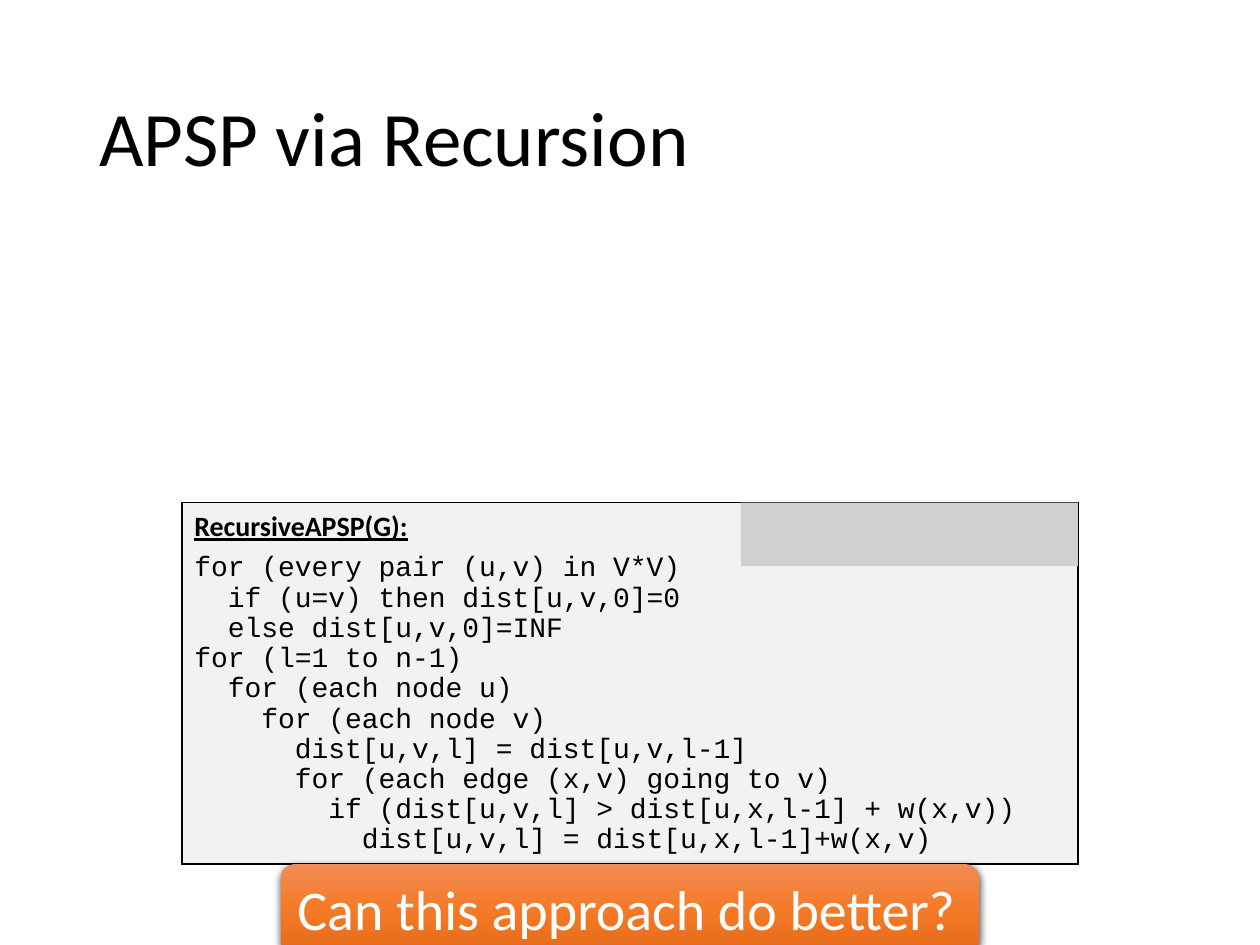
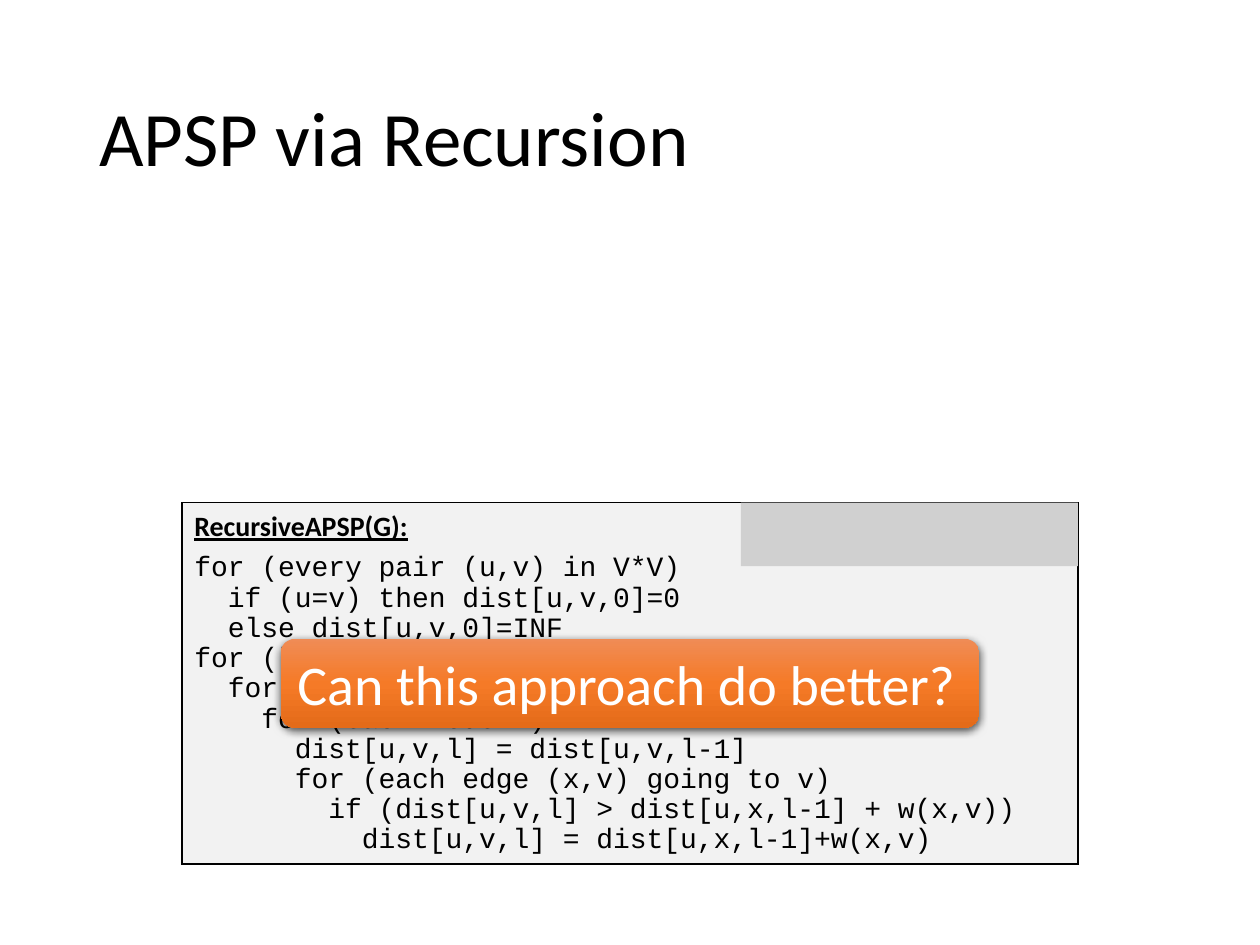
Before and after one commit to OrangeX4/NJUAI-Notes, a slide deck: slide 13 of 数据结构/PPT/17-apsp-fall21.pptx. Drawn at 1260x945 pixels with LibreOffice and Linux fonts; fonts in the diff are those of the drawing; grey boxes stand for pictures. Boxes give left, top, right and bottom in pixels: in the first picture for what was removed or moved away, otherwise in the second. Text is boxed around its words. In the diff, an @@ line names an element or a change of style, - is before the commit and + after.

```diff
--- a/数据结构/PPT/17-apsp-fall21.pptx
+++ b/数据结构/PPT/17-apsp-fall21.pptx
@@ rounded rectangle "Can this approach do better?": place and size @@
-rounded rectangle "Can this approach do better?" at <box>281,864,979,945</box>
+rounded rectangle "Can this approach do better?" at <box>281,639,979,728</box>
```
Also in this commit, not shown: 4 other slides changed, 10 other files.
